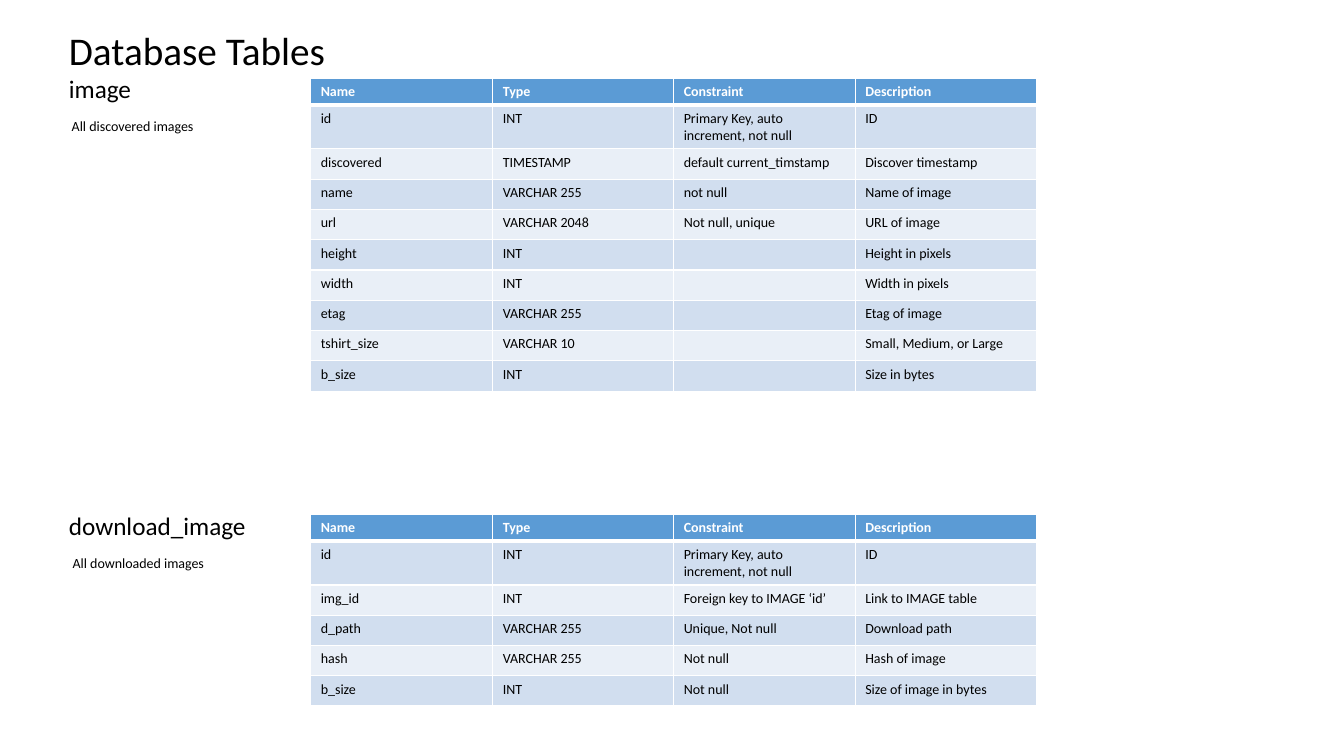
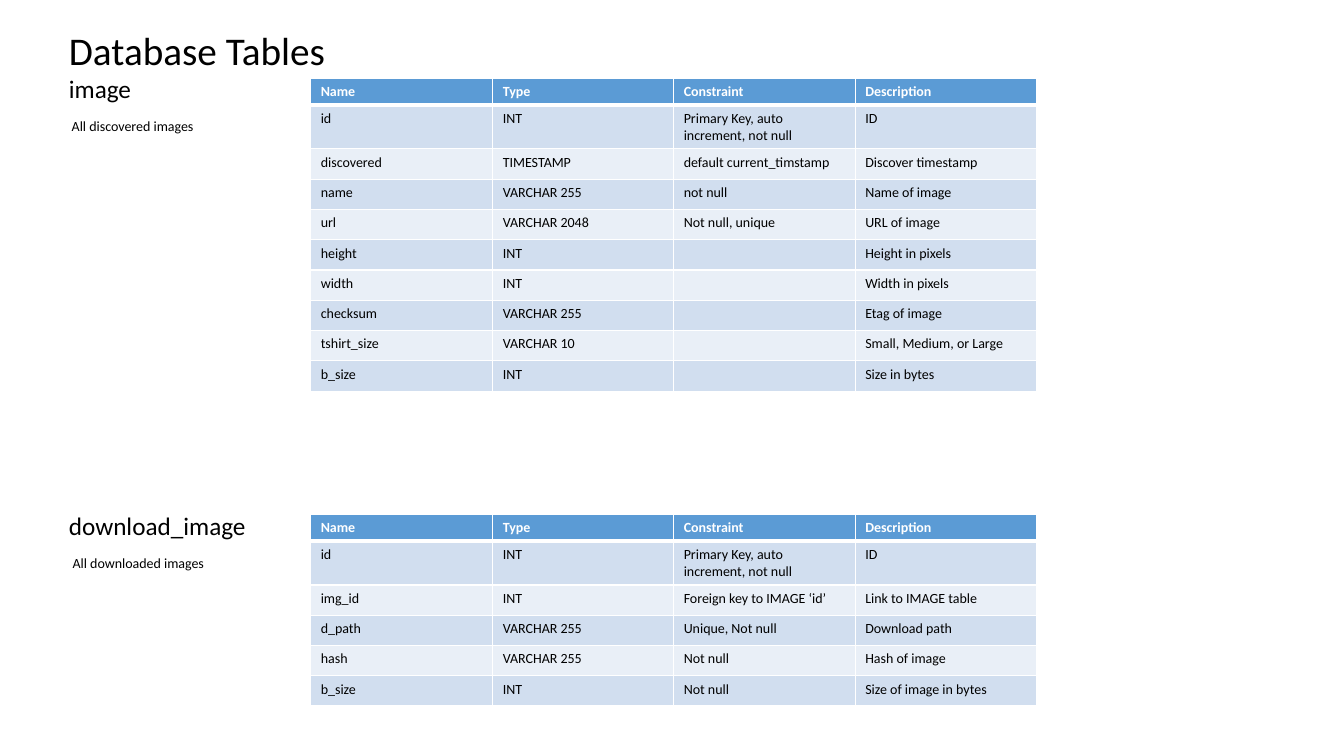
Before and after one commit to datim/squid, a slide deck: slide 10 of docs/design.pptx. Drawn at 1344x756 pixels with LibreOffice and Linux fonts; fonts in the diff are those of the drawing. Boxes give left, top, right and bottom in pixels: in the first picture for what was removed or moved away, otherwise in the second. Text is boxed around its words. In the diff, an @@ line names an element or a change of style, - is before the commit and + after.

Commit message:
Add search for images, job status management checks and APIIs, and query management APIs

```diff
--- a/docs/design.pptx
+++ b/docs/design.pptx
@@ table at (311, 79, 1037, 391) @@
-row 8, column 1: etag
+row 8, column 1: checksum
```
Also in this commit, not shown: 8 other slides changed, 4 slides added, 31 other files.
